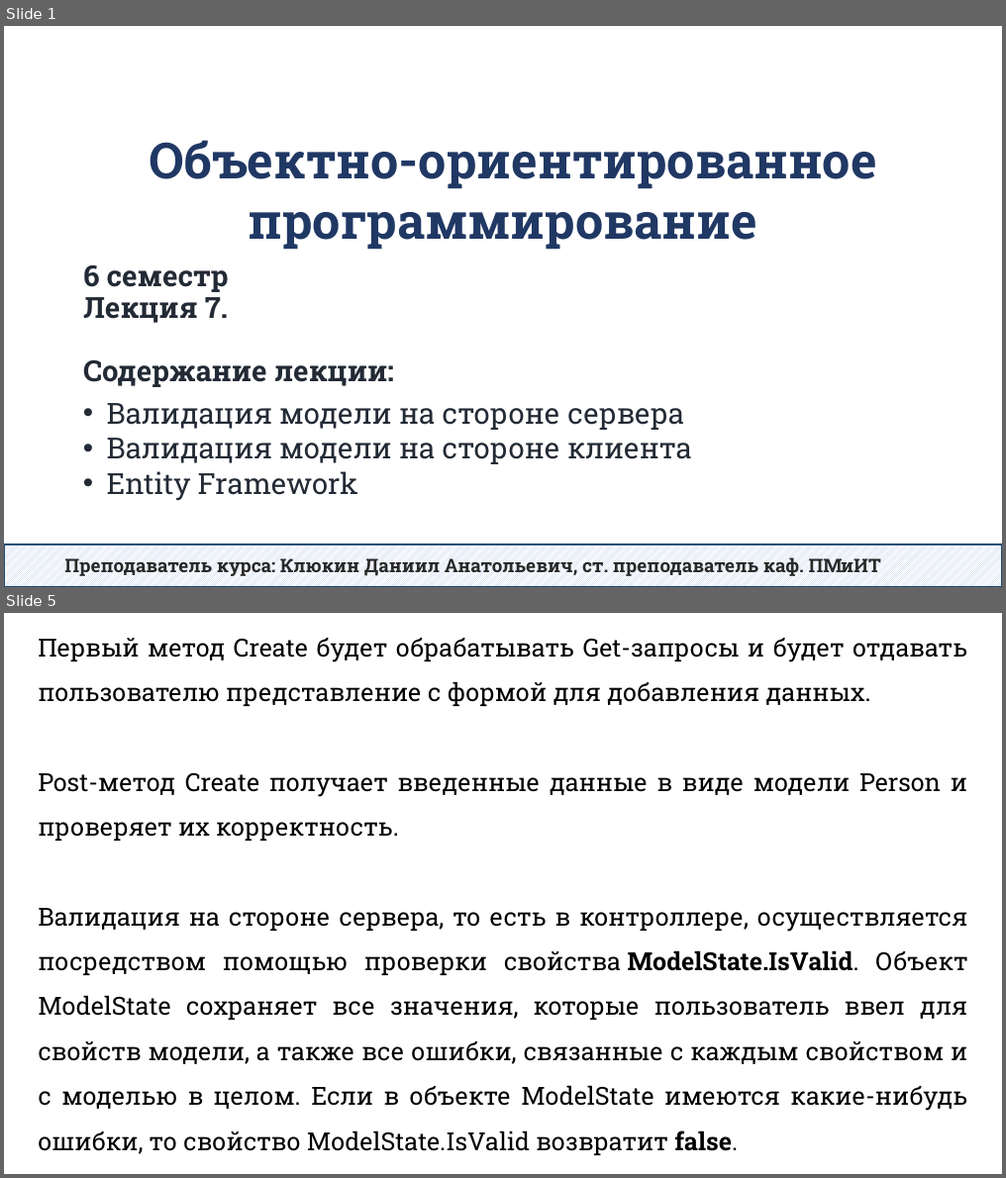
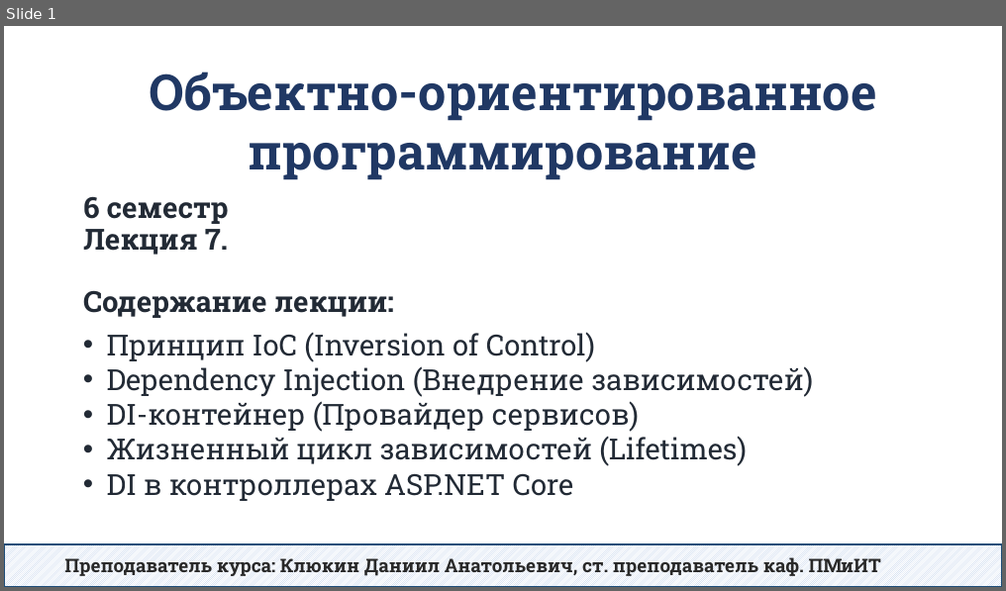
Before and after one commit to DaniilKlyukin/OOP-6, a slide deck: Лекции/ООП 2 лек 7.pptx. Shown one above the other, each under a label of ours: slides 1 and 5 before the commit, slide 1 after it; the slides between them are not shown. The pictures are 1006x1178 and 1006x591 pixels, drawn with LibreOffice and Linux fonts; fonts in the diff are those of the drawing. Boxes give left, top, right and bottom in pixels: in the first picture for what was removed or moved away, otherwise in the second. Text is boxed around its words. In the diff, an @@ line names an element or a change of style, - is before the commit and + after.

```diff
--- a/Лекции/ООП 2 лек 7.pptx
+++ b/Лекции/ООП 2 лек 7.pptx
@@ slide 5 removed at (4, 613, 1002, 1174), background #FFFFFF @@
@@ text removed at (38, 638, 967, 1156) @@
-Первый метод Create будет обрабатывать Get-запросы и будет отдавать пользователю представление с формой для добавления данных.
-Post-метод Create получает введенные данные в виде модели Person и проверяет их корректность.
-Валидация на стороне сервера, то есть в контроллере, осуществляется посредством помощью проверки свойства ModelState.IsValid. Объект ModelState сохраняет все значения, которые пользователь ввел для свойств модели, а также все ошибки, связанные с каждым свойством и с моделью в целом. Если в объекте ModelState имеются какие-нибудь ошибки, то свойство ModelState.IsValid возвратит false.
@@ slide 1 changed as well @@
@@ text "Объектно-ориентированное программирование": place and size @@
-text "Объектно-ориентированное программирование" at (149, 140, 876, 250)
+text "Объектно-ориентированное программирование" at (149, 72, 876, 180)
@@ title "6 семестр Лекция 7. Содержание ...": place and size @@
-title "6 семестр Лекция 7. Содержание ..." at (83, 265, 394, 387)
+title "6 семестр Лекция 7. Содержание ..." at (83, 196, 394, 318)
@@ text at (107, 332, 813, 501): text changed @@
-• Валидация модели на стороне сервера
-• Валидация модели на стороне клиента
-• Entity Framework
+• Принцип IoC (Inversion of Control)
+• Dependency Injection (Внедрение зависимостей)
+• DI-контейнер (Провайдер сервисов)
+• Жизненный цикл зависимостей (Lifetimes)
+• DI в контроллерах ASP.NET Core
```
Also in this commit, not shown: 26 slides added, 46 other slides removed.
